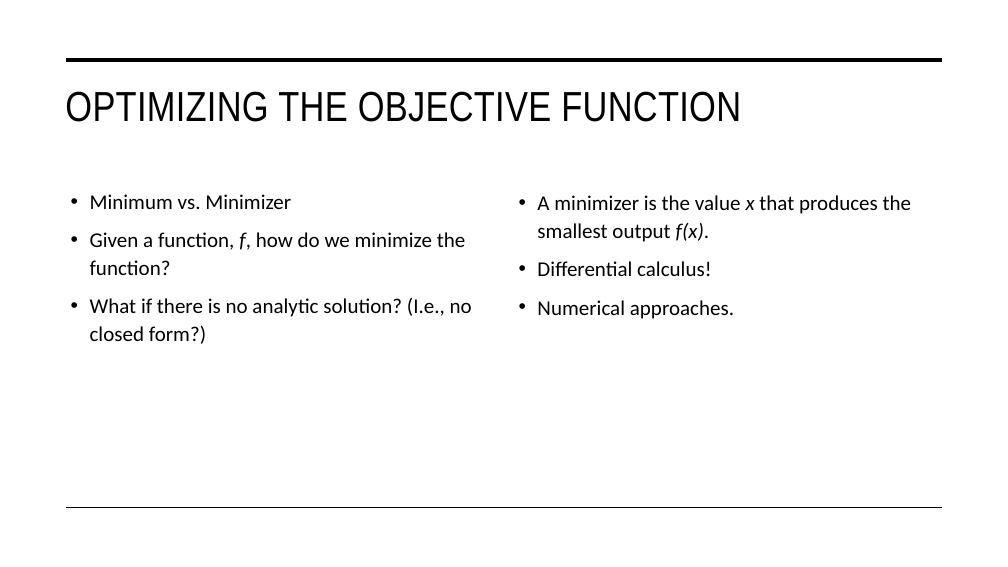
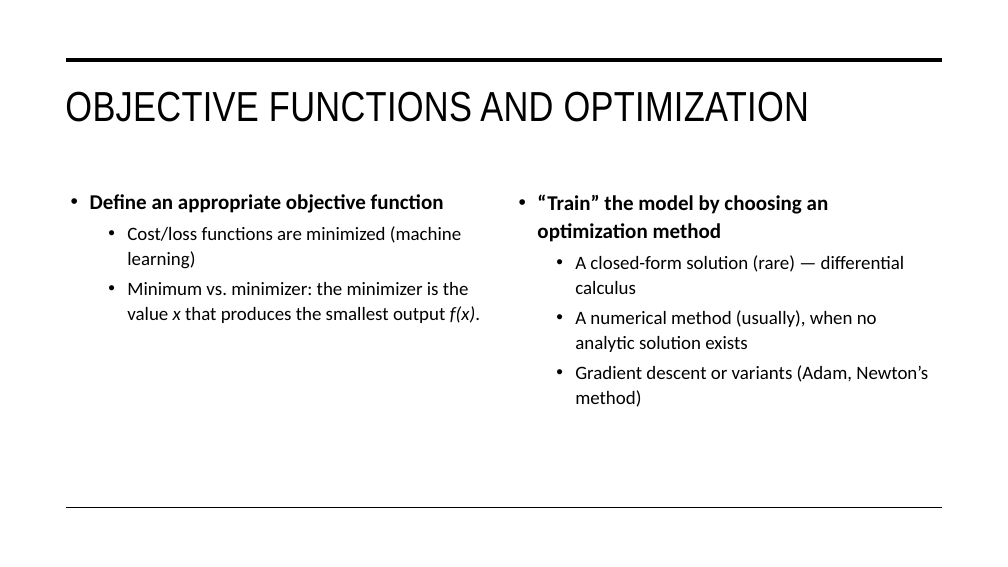
Before and after one commit to STAT-486-Fall-2026/course-content, a slide deck: slide 6 of slides/06-linear-regression.pptx (slide 9 before the commit). Drawn at 1008x567 pixels with LibreOffice and Linux fonts; fonts in the diff are those of the drawing. Boxes give left, top, right and bottom in pixels: in the first picture for what was removed or moved away, otherwise in the second. Text is boxed around its words. In the diff, an @@ line names an element or a change of style, - is before the commit and + after.

```diff
--- a/slides/06-linear-regression.pptx
+++ b/slides/06-linear-regression.pptx
@@ title at (x1=65, y1=91, x2=809, y2=122): text changed @@
-OPTIMIZING THE OBJECTIVE FUNCTION
+OBJECTIVE FUNCTIONS AND OPTIMIZATION
@@ text at (x1=90, y1=194, x2=480, y2=323): text changed; size 20 to 18 pt @@
-• Minimum vs. Minimizer
-• Given a function, f, how do we minimize the function?
-• What if there is no analytic solution? (I.e., no closed form?)
+• Define an appropriate objective function
+  • Cost/loss functions are minimized (machine learning)
+  • Minimum vs. minimizer: the minimizer is the value x that produces the smallest output f(x).
@@ text at (x1=537, y1=194, x2=928, y2=407): text changed; size 20 to 18 pt @@
-• A minimizer is the value x that produces the smallest output f(x).
-• Differential calculus!
-• Numerical approaches.
+• “Train” the model by choosing an optimization method
+  • A closed-form solution (rare) — differential calculus
+  • A numerical method (usually), when no analytic solution exists
+  • Gradient descent or variants (Adam, Newton’s method)
```
Also in this commit, not shown: 1 other slide changed, 3 slides removed, 1 other file.
